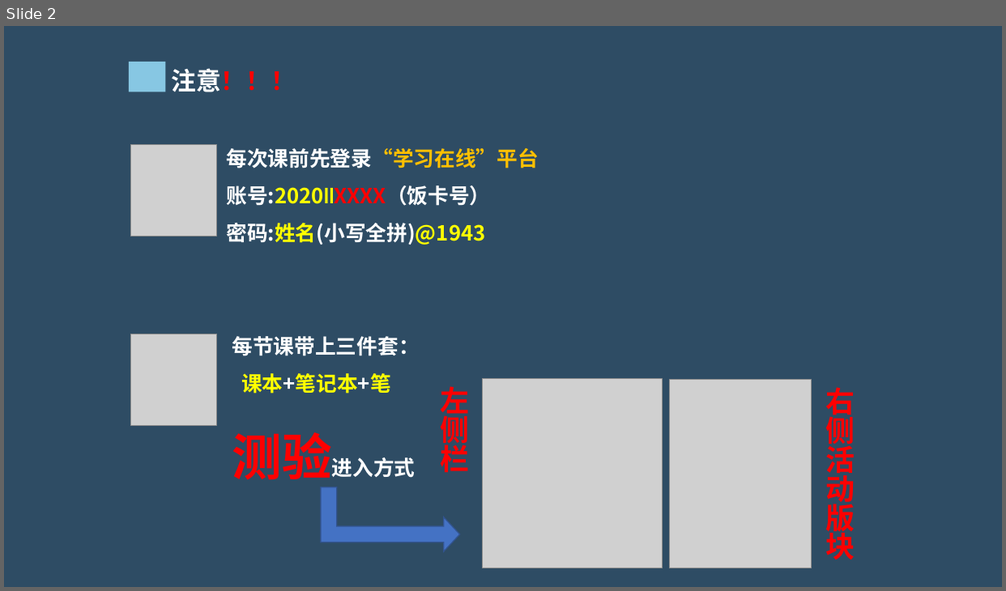
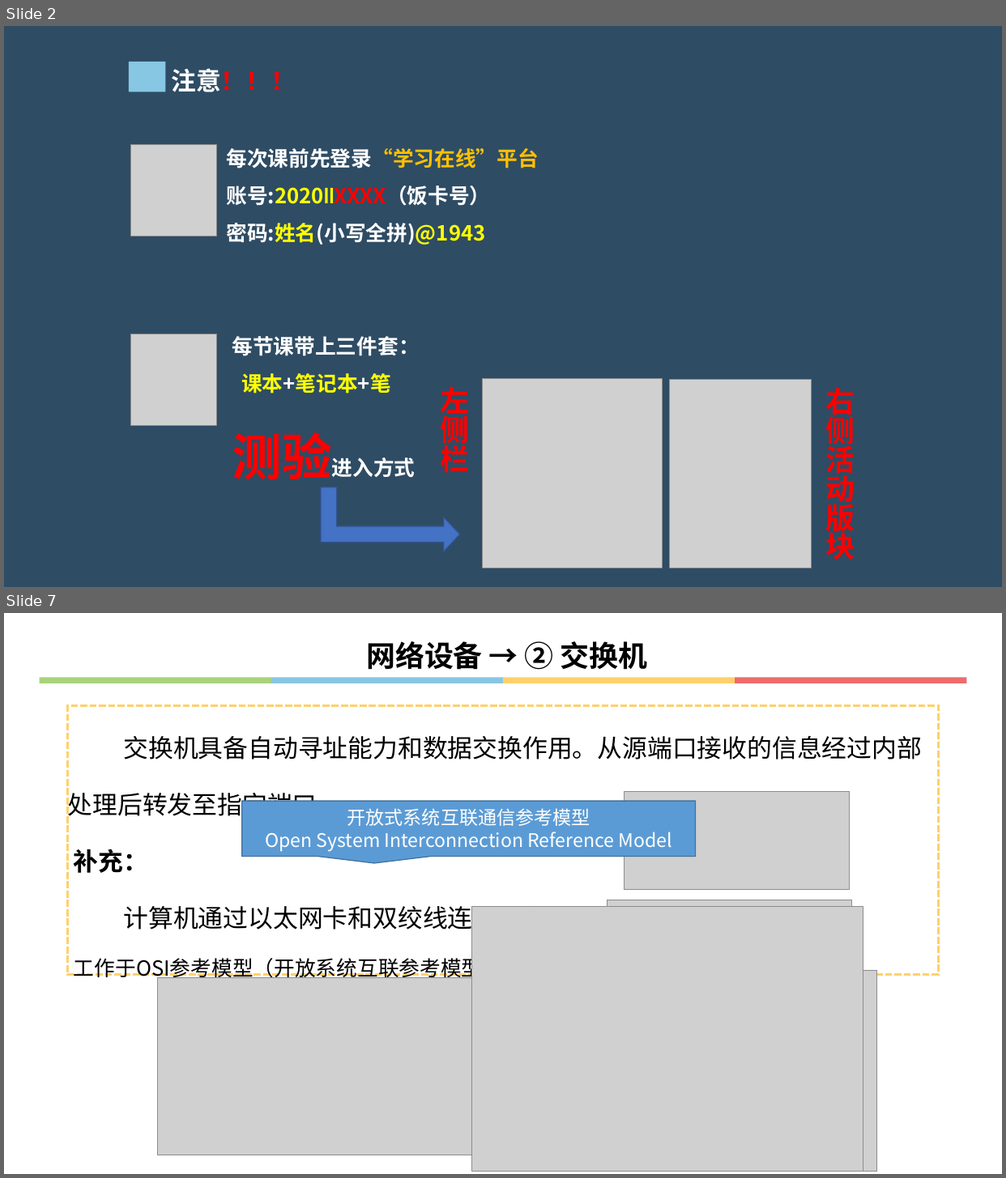
Before and after one commit to hongm32/2020design, a slide deck: 【第29课】无线局域网的组建/【第29课】无线局域网的组建.pptx. Shown one above the other, each under a label of ours: slide 2 before the commit, slides 2 and 7 after it; the slides between them are not shown. The pictures are 1006x591 and 1006x1178 pixels, drawn with LibreOffice and Linux fonts; fonts in the diff are those of the drawing; grey boxes stand for pictures. Boxes give left, top, right and bottom in pixels: in the first picture for what was removed or moved away, otherwise in the second. Text is boxed around its words. In the diff, an @@ line names an element or a change of style, - is before the commit and + after.

Commit message:
增加《【第30课】基于物联网的信息系统暨远程控制系统的组建》课件、知识梳理和在线测试题

```diff
--- a/【第29课】无线局域网的组建/【第29课】无线局域网的组建.pptx
+++ b/【第29课】无线局域网的组建/【第29课】无线局域网的组建.pptx
@@ slide 7 added at (4,613,1002,1174), background #FFFFFF @@
@@ text added at (366,641,648,670), 28 pt, text #000000, bold @@
+网络设备 → ② 交换机
@@ group added at (39,677,967,683): 4 rectangles @@
@@ rectangle added at (68,706,938,975), outline #FED16C 2.25 pt dashed, 24 pt, text #000000 @@
+交换机具备自动寻址能力和数据交换作用。从源端口接收的信息经过内部处理后转发至指定端口。
+补充：
+计算机通过以太网卡和双绞线连接到交换机时，采用RJ45接口。
+工作于OSI参考模型（开放系统互联参考模型）的第二层（数据链路层）
@@ speech box added at (242,801,696,856), fill #5B9BD5, outline #43739E 1 pt, 18 pt, text #FFFFFF @@
+开放式系统互联通信参考模型
+Open System Interconnection Reference Model
@@ picture added at (624,792,849,890) @@
@@ picture added at (607,901,852,1171) @@
@@ picture added at (472,906,863,1171) @@
@@ picture added at (484,970,878,1171) @@
@@ picture added at (157,978,472,1155) @@
```
Also in this commit, not shown: 3 slides changed, 16 other slides added, 15 slides removed, 10 other files.
